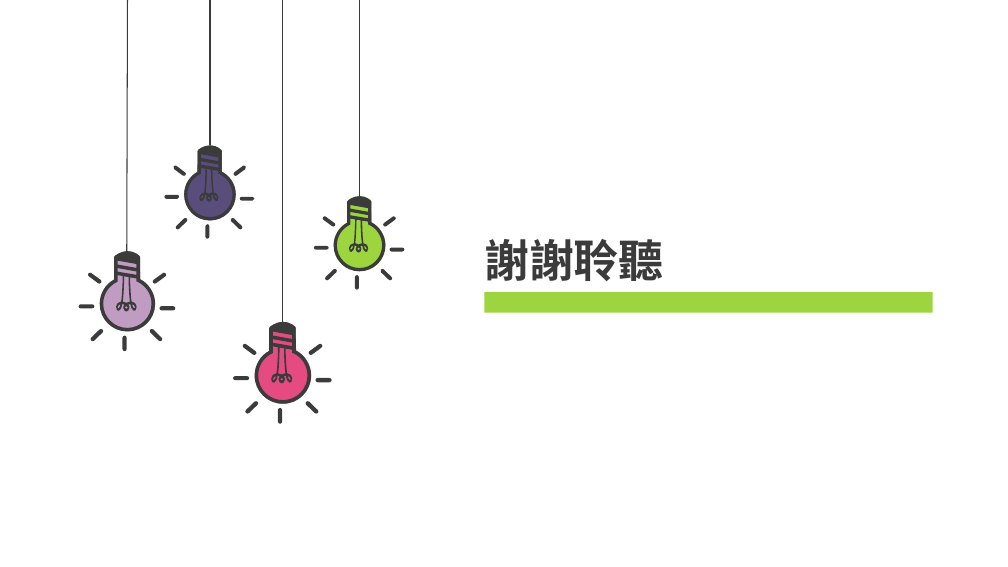
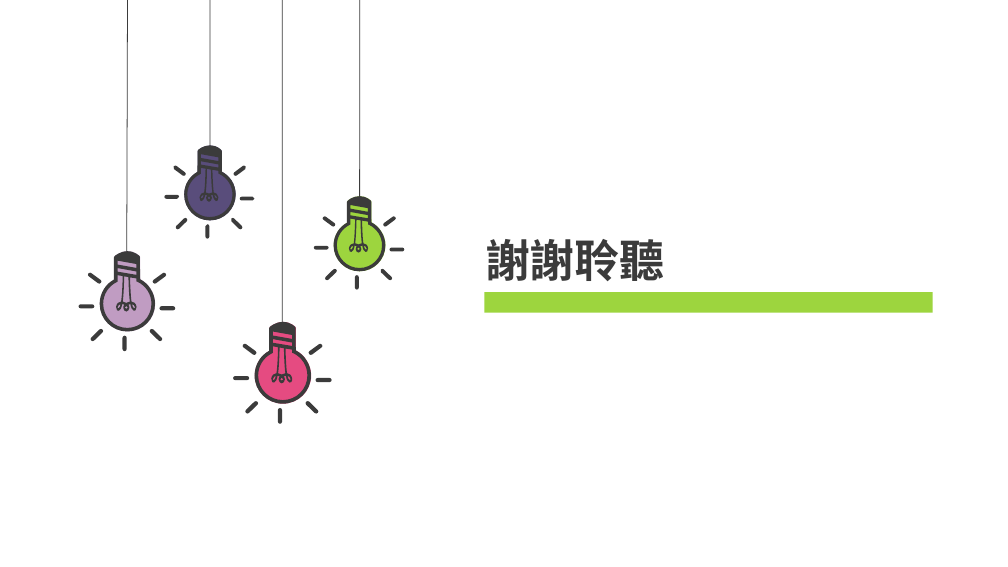
Before and after one commit to yoyo0213/oop-2025-proj-TA_v.s._Professor, a slide deck: slide 16 of oop final project.pptx. Drawn at 1008x567 pixels with LibreOffice and Linux fonts; fonts in the diff are those of the drawing. Boxes give left, top, right and bottom in pixels: in the first picture for what was removed or moved away, otherwise in the second. Text is boxed around its words. In the diff, an @@ line names an element or a change of style, - is before the commit and + after.

```diff
--- a/oop final project.pptx
+++ b/oop final project.pptx
@@ line (127, 257) - (128, 0): stroke #3B3B3B 1 pt to #3B3B3B 0.75 pt @@
@@ line (210, 145) - (210, 0): stroke #3B3B3B 1 pt to #3B3B3B 0.75 pt @@
@@ line (282, 328) - (282, 0): stroke #3B3B3B 1 pt to #3B3B3B 0.75 pt @@
@@ line (360, 205) - (360, 0): stroke #3B3B3B 1 pt to #3B3B3B 0.75 pt @@
@@ freeform shape at [185, 145, 236, 220]: outline redrawn @@
```
Also in this commit, not shown: 14 other slides changed.
